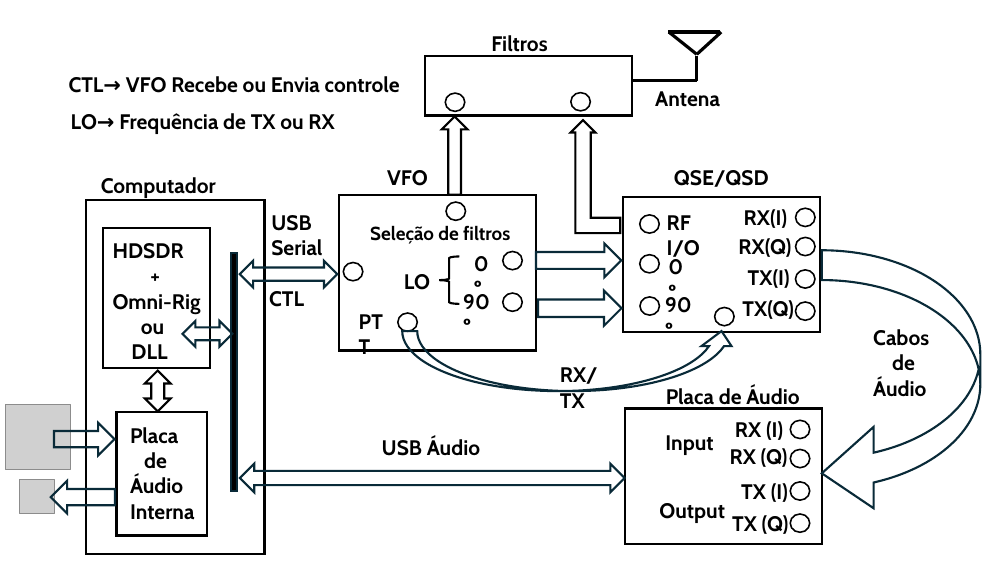
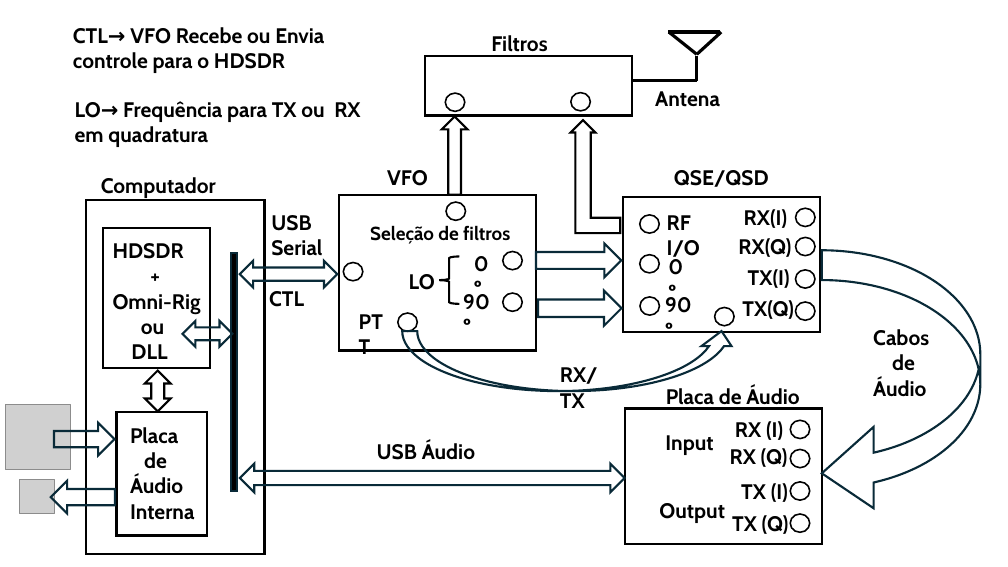
Before and after one commit to rubenshubnerjunior/VFO_SI5351_Nano_4X, a slide deck: slide 1 of Diagramas/diagrama2.pptx. Drawn at 1008x567 pixels with LibreOffice and Linux fonts; fonts in the diff are those of the drawing; grey boxes stand for pictures. Boxes give left, top, right and bottom in pixels: in the first picture for what was removed or moved away, otherwise in the second. Text is boxed around its words. In the diff, an @@ line names an element or a change of style, - is before the commit and + after.

```diff
--- a/Diagramas/diagrama2.pptx
+++ b/Diagramas/diagrama2.pptx
@@ text at box(73, 27, 324, 73): text changed @@
-CTL→ VFO Recebe ou Envia controle
+CTL→ VFO Recebe ou Envia
+controle para o HDSDR
@@ text at box(75, 101, 360, 147): text changed @@
-LO→ Frequência de TX ou RX
+LO→ Frequência para TX ou RX
+em quadratura
@@ text "LO": place and size @@
-text "LO" at box(404, 274, 430, 290)
+text "LO" at box(409, 274, 435, 290)
@@ text "USB Áudio": place and size @@
-text "USB Áudio" at box(382, 437, 480, 456)
+text "USB Áudio" at box(377, 441, 475, 460)
```
Also in this commit, not shown: 2 other files.
